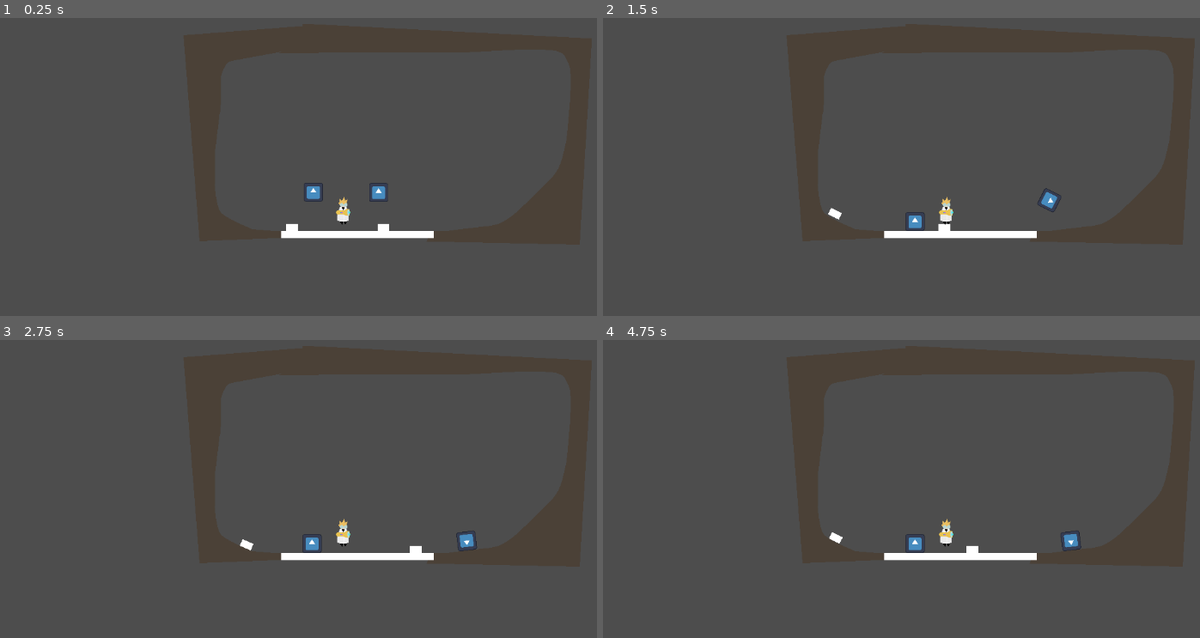
Above: before the commit, frames 1-4 (two rows, left to right).
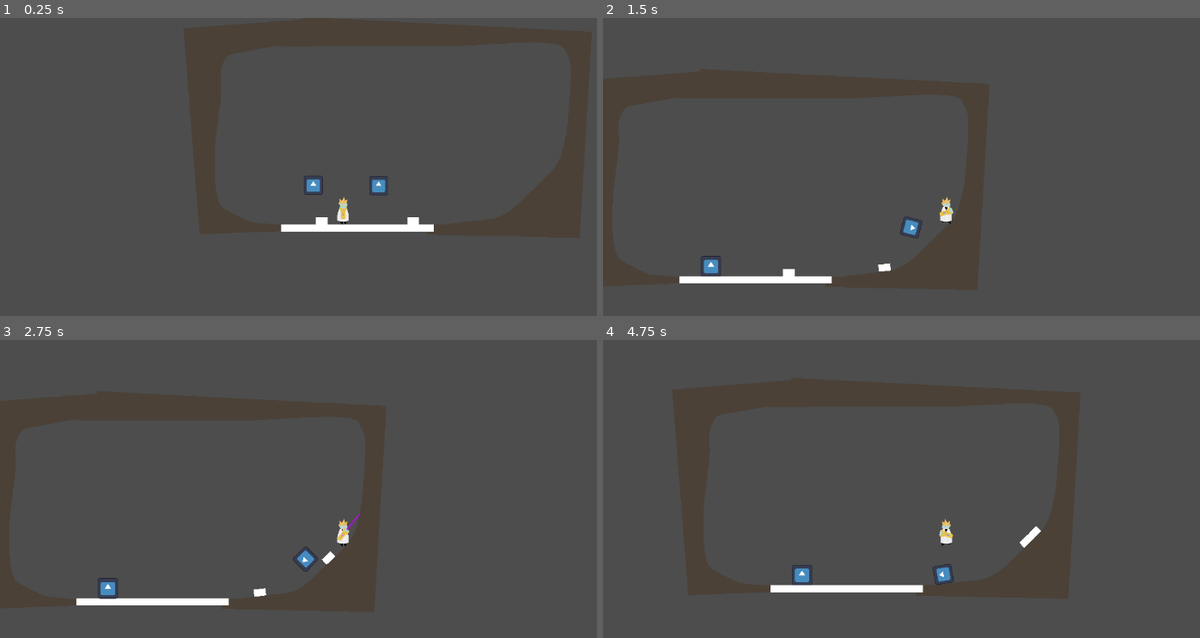
Above: after the commit, the same moments.

Repository: rafesholler/GMTK-2024
Game: Godot game, scene res://levels/test.tscn
Two runs of this game, one before a commit and one after it. Both use one fixed random seed, a clock stepped at 60 frames per second and the inputs below. This scene is started directly instead of the project's main scene. The engine's default icon, where the game draws it, is replaced by a stand-in: a white triangle on a blue panel in a dark square.
Inputs (mouse positions are in pixels of both pictures, inside the frame that each line leads up to):
- Up to frame 1 (0.25 s): no input
- Up to frame 2 (1.5 s): tap Enter (ui_accept) at 0.5 s; move the mouse to (913, 220) at 0.52 s; hold D (Right) 0.53-1.28 s; hold E (Enlarge) 0.53-1.28 s; click (913, 220) at 0.67 s; tap Space (Jump) at 0.77 s; move the mouse to (1032, 181) at 1.27 s; hold S from 1.28 s (still down); tap F (Pick_Place) at 1.35 s; click (1032, 181) at 1.42 s
- Up to frame 3 (2.75 s): tap Space (Jump) at 1.52 s; move the mouse to (411, 447) at 2.02 s; release S at 2.03 s; hold D (Right) from 2.03 s (still down); hold Q (Shrink) from 2.03 s (still down)
- Up to frame 4 (4.75 s): move the mouse to (913, 611) at 2.77 s; release D (Right) at 2.78 s; release Q (Shrink) at 2.78 s; hold W 2.78-3.53 s; tap E (Enlarge) at 2.85 s; click (913, 611) at 2.92 s; tap Space (Jump) at 3.02, 3.77, 4.52 s; move the mouse to (1152, 590) at 3.52 s; hold F (Pick_Place) 3.53-4.28 s; hold A (Left) from 3.53 s (still down); move the mouse to (740, 474) at 4.27 s; tap Q (Shrink) at 4.35 s

The runs differ from the first frame. In frame 1, 1.6% of the frame differs, in the area x 47-73%, y 53-75%; in frame 2, 2.0%; in frame 3, 2.0%; in frame 4, 2.2%, in the area x 28-81%, y 59-85%.
Error before the commit: Parse Error: Could not parse global class "Scalable" from "res://Testing/Scenes and Scripts/object.gd". (res://global.gd:6)

Commit message:
Ant pushes + player push improvements

Diff:
--- a/Testing/Scenes and Scripts/object.gd
+++ b/Testing/Scenes and Scripts/object.gd
@@ -27,16 +27,14 @@
 	shrink_scale = base_scale - shrink_limit
 	enlarge_scale = base_scale + enlarge_limit
 	mass = base_mass * $CollisionShape2D.scale.x #note: this is in case we want to have a scaled up object that you need to scale down or smth
-
-func _physics_process(delta: float) -> void:
-
 	if scale_on_ready:
 		$Sprite2D.scale = Vector2(base_scale, base_scale)
 		$CollisionShape2D.scale = Vector2(base_scale, base_scale)
 		$Area2D/CollisionShape2D.scale = Vector2(base_scale, base_scale)
 
+
+
 func _physics_process(delta: float) -> void:
-	mass = $CollisionShape2D.scale.x * 2
 	if scaling:
 		$RevertTimer.stop()
 		if Global.ray_mode == "shrink":
--- a/Testing/Scenes and Scripts/test_scene.tscn
+++ b/Testing/Scenes and Scripts/test_scene.tscn
@@ -32,6 +32,7 @@
 
 [node name="Object" parent="." instance=ExtResource("2_fu4hc")]
 position = Vector2(-434, -8)
+physics_material_override = null
 enlarge_limit = 0.8
 scale_speed = 0.5
 
--- a/Testing/scaleable_object.tscn
+++ b/Testing/scaleable_object.tscn
@@ -24,6 +24,7 @@
 collision_mask = 7
 physics_material_override = SubResource("PhysicsMaterial_fjvir")
 script = ExtResource("1_e8gyx")
+push_force = 0
 
 [node name="Sprite2D" type="Sprite2D" parent="."]
 material = SubResource("ShaderMaterial_qg4lj")
@@ -40,7 +41,6 @@
 monitorable = false
 
 [node name="CollisionShape2D" type="CollisionShape2D" parent="Area2D"]
-position = Vector2(-0.5, 0)
 scale = Vector2(0.5, 0.5)
 shape = SubResource("RectangleShape2D_elqg1")
 
--- a/characters/player.gd
+++ b/characters/player.gd
@@ -3,11 +3,11 @@
 
 @export var SPEED = 300.0
 @export var JUMP_VEL = -500.0
-@export var ACCEL = 8.0
+@export var ACCEL = 0.0
 @export var FRICT = 10.0
 @export var weight = 1
 @export var max_health = 3
-@export var push_force = 50
+@export var push_force = 5
 var health = max_health
 
 var inventory : Scalable
@@ -92,18 +92,12 @@
 	for i in get_slide_collision_count():
 		var c = get_slide_collision(i)
 		if c.get_collider() is RigidBody2D:
-			c.get_collider().apply_central_impulse(-c.get_normal() * push_force)
+			c.get_collider().apply_impulse(-c.get_normal() * push_force, Vector2(sign(velocity.x), 1))
+			#c.get_collider().apply_central_impulse(-c.get_normal() * push_force)
 
 	Global.player_vel = velocity
 	Global.player_pos = position
 	move_and_slide()
-
-	var push_force = 80.0
-
-	for i in get_slide_collision_count():
-		var c = get_slide_collision(i)
-		if c.get_collider() is RigidBody2D:
-			c.get_collider().apply_central_impulse(-c.get_normal() * push_force)
 
 func _unhandled_input(event: InputEvent) -> void:
 	if event.is_action_pressed("Pick_Place") and inventory:
--- a/characters/player.tscn
+++ b/characters/player.tscn
@@ -69,6 +69,7 @@
 
 [node name="CollisionShape2D" type="CollisionShape2D" parent="."]
 position = Vector2(0, 35)
+scale = Vector2(1, 1)
 shape = SubResource("CapsuleShape2D_l8hb8")
 
 [node name="Raygun" type="CharacterBody2D" parent="."]
--- a/characters/tiny/ant.gd
+++ b/characters/tiny/ant.gd
@@ -4,7 +4,10 @@
 @export var speed : float
 @export var acceleration : float
 @export_enum("Left:-1", "Right:1") var direction : int
-@export var push_force = 100 #note: the player's push force is 50
+@export var max_push_force = 10 #note: the player's push force is 50
+var push_force = 0
+var stopped = false
+var timer = 0
 func _ready() -> void:
 	$RayCast2D.position.x *= direction
 
@@ -17,9 +20,13 @@
 	if not $RayCast2D.is_colliding() and velocity.y == 0:
 		direction *= -1
 		$RayCast2D.position.x *= -1
-	if velocity.x == 0:
-		direction *= -1
-		$RayCast2D.position.x *= -1
+	#if velocity.x == 0 and is_on_floor():
+		#timer += delta
+		#if timer >= 0.1:#necessary so ants don't instantly turn around whenever they bump into smth
+			#direction *= -1
+			#$RayCast2D.position.x *= -1
+			#timer = 0
+
 	velocity.x = speed * direction
 
 	#rotate the ant based off the slope of the ground
@@ -33,5 +40,10 @@
 	for i in get_slide_collision_count():
 		var c = get_slide_collision(i)
 		if c.get_collider() is RigidBody2D:
-			c.get_collider().apply_central_impulse(-c.get_normal() * push_force)
+			#if push_force <= max_push_force:
+				#push_force += delta*max_push_force
+				c.get_collider().apply_central_impulse(-c.get_normal() * max_push_force)
+	#print(push_force)
+	#if get_slide_collision_count() == 0: push_force = 0
+	#print(velocity.x)
 	move_and_slide()
--- a/global.gd
+++ b/global.gd
@@ -12,7 +12,8 @@
 
 # Called every frame. 'delta' is the elapsed time since the previous frame.
 func _process(delta: float) -> void:
-	print(player_inv)
+	pass
+	#print(player_inv)
 
 func add_inventory(object: Scalable) -> void:
 	player_inv = object
--- a/levels/ant_test.tscn
+++ b/levels/ant_test.tscn
@@ -18,6 +18,9 @@
 
 [sub_resource type="RectangleShape2D" id="RectangleShape2D_u3s1y"]
 size = Vector2(20, 241)
+
+[sub_resource type="RectangleShape2D" id="RectangleShape2D_8vmy2"]
+size = Vector2(955.5, 20)
 
 [node name="Tutorial" type="Node2D"]
 
@@ -72,11 +75,16 @@
 offset_bottom = 200.0
 color = Color(0, 0, 0, 1)
 
+[node name="CollisionShape2D7" type="CollisionShape2D" parent="Ground"]
+position = Vector2(471, -283)
+shape = SubResource("RectangleShape2D_8vmy2")
+
 [node name="Ant" parent="." instance=ExtResource("2_1lywo")]
-position = Vector2(235, -82)
+position = Vector2(108, -372)
+direction = -1
 
 [node name="Object" parent="." instance=ExtResource("3_f0dyq")]
 position = Vector2(508.345, -37.7456)
 
 [node name="Object2" parent="." instance=ExtResource("3_f0dyq")]
-position = Vector2(984, -47)
+position = Vector2(513, -335)
--- a/levels/test.tscn
+++ b/levels/test.tscn
@@ -65,6 +65,7 @@
 
 [node name="Object" parent="." instance=ExtResource("4_khk0t")]
 position = Vector2(97, -170)
+physics_material_override = null
 pocketable = true
 
 [node name="AntSwitch" parent="." instance=ExtResource("5_mgcb2")]
@@ -72,6 +73,7 @@
 
 [node name="Object2" parent="." instance=ExtResource("4_khk0t")]
 position = Vector2(316, -169)
+physics_material_override = null
 pocketable = true
 
 [editable path="CurvedPath2"]
Not shown: 1 places in levels/ant_test.tscn that only renumber resources
